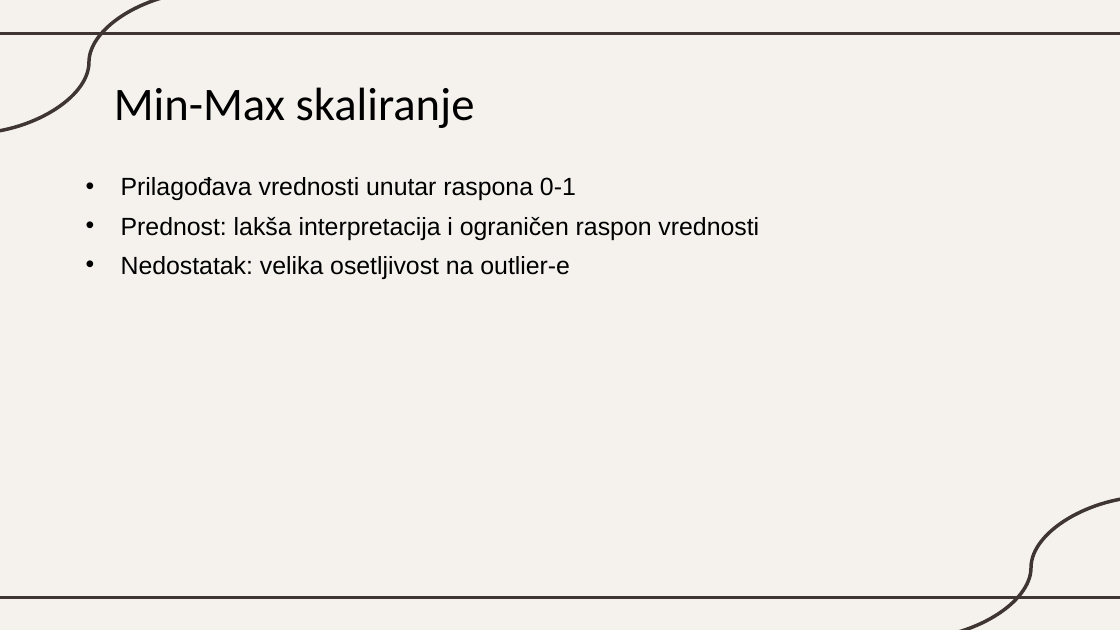
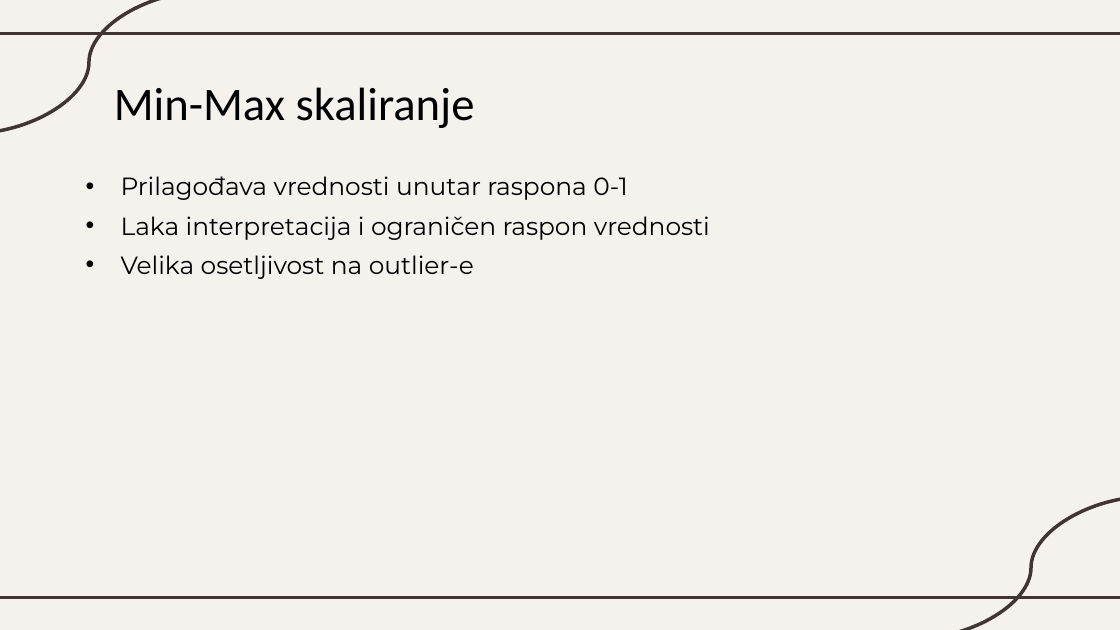
Before and after one commit to katarinaast/Data-transformation-in-machine-learning, a slide deck: slide 8 of Transformacija podataka.pptx. Drawn at 1120x630 pixels with LibreOffice and Linux fonts; fonts in the diff are those of the drawing. Boxes give left, top, right and bottom in pixels: in the first picture for what was removed or moved away, otherwise in the second. Text is boxed around its words. In the diff, an @@ line names an element or a change of style, - is before the commit and + after.

```diff
--- a/Transformacija podataka.pptx
+++ b/Transformacija podataka.pptx
@@ text at bbox=[121, 176, 628, 200]: font Arial to Montserrat in "Prilagođava vrednosti unutar raspona 0-1" @@
@@ text at bbox=[121, 216, 710, 279]: text changed; font Arial to Montserrat @@
-• Prednost: lakša interpretacija i ograničen raspon vrednosti
-• Nedostatak: velika osetljivost na outlier-e
+• Laka interpretacija i ograničen raspon vrednosti
+• Velika osetljivost na outlier-e
```
Also in this commit, not shown: 30 other slides changed.
